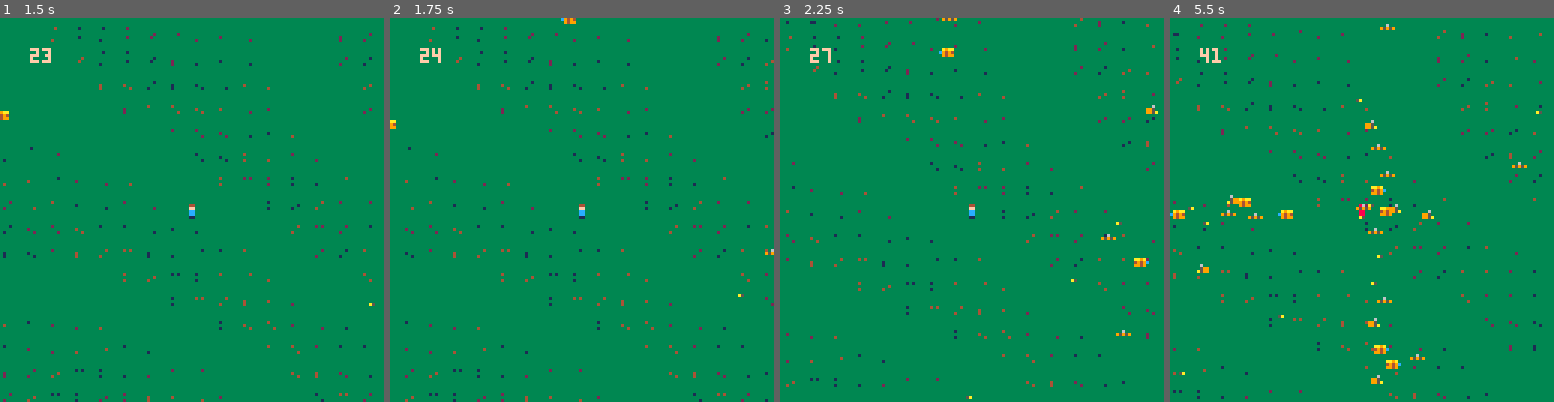
Above: before the commit, frames 1-4 (left to right).
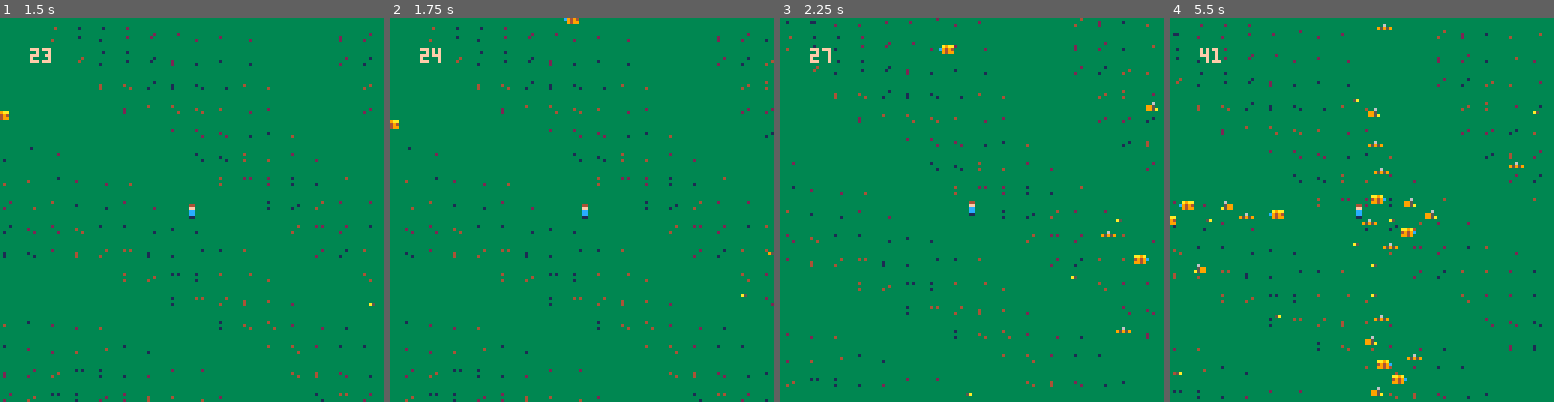
Above: after the commit, the same moments.

Repository: darabos/pico-8-projects
Game: PICO-8 cartridge buzz-survivor.p8
Two runs of this game, one before a commit and one after it. Both use one fixed random seed, a clock stepped at 60 frames per second and the inputs below.
Inputs:
- Up to frame 1 (1.5 s): no input
- Up to frame 2 (1.75 s): hold Right from 1.6 s (still down)
- Up to frame 3 (2.25 s): release Right at 2.1 s; hold Up from 2.15 s (still down)
- Up to frame 4 (5.5 s): release Up at 2.42 s; hold Right 2.47-3.03 s; hold Left 3.08-3.58 s; hold Down 3.63-3.97 s; hold Right 4.02-4.68 s; hold Up 4.73-5.03 s; hold Left from 5.08 s (still down)

Frame 1 is identical in both runs. In frame 2, 0.2% of the frame differs, in the area x 0-100%, y 0-73%; in frame 3, 0.5%; in frame 4, 2.4%, in the area x 0-97%, y 1-99%.

Commit message:
Harder collisions.

Diff:
--- a/buzz-survivor.p8
+++ b/buzz-survivor.p8
@@ -36,7 +36,8 @@
    end
   end
  end
- camera(p.x-60,p.y-60)
+ camera(lx or p.x,ly or p.y)
+ lx,ly=p.x-60,p.y-60
  if p.wounded then
   for i=1,15 do
    pal(i,8)
@@ -87,14 +88,14 @@
   end
   e.flip=dx<0
   local k=(e.x-p.x)\10+(e.y-p.y)\10*100
-  for dk1=0,1 do for dk2=0,1 do
+  for dk1=-1,1 do for dk2=-1,1 do
    for j,e2 in pairs(collision[k+dk1+100*dk2]) do
     if e2!=e then
      local dx=e.x-e2.x
      local dy=e.y-e2.y
      if abs(dx)+abs(dy)<10 then
-      e.x+=sgn(dx)*spd/2
-      e.y+=sgn(dy)*spd/2
+      e.x+=sgn(dx)*spd
+      e.y+=sgn(dy)*spd
      end
     end
    end
